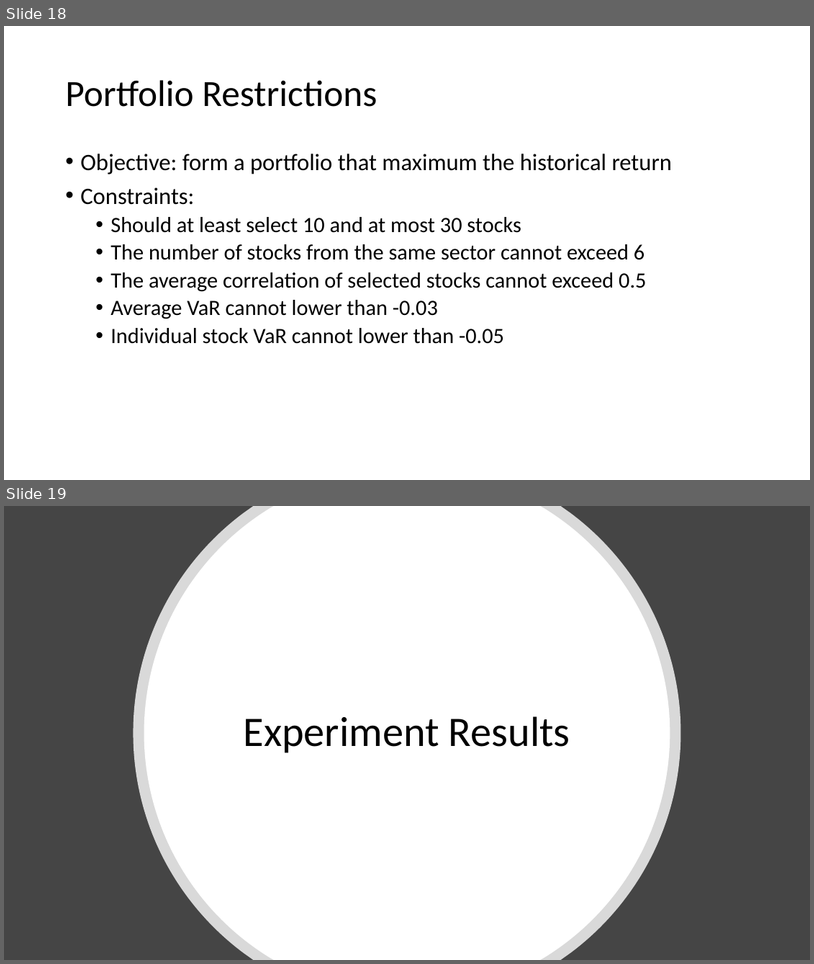
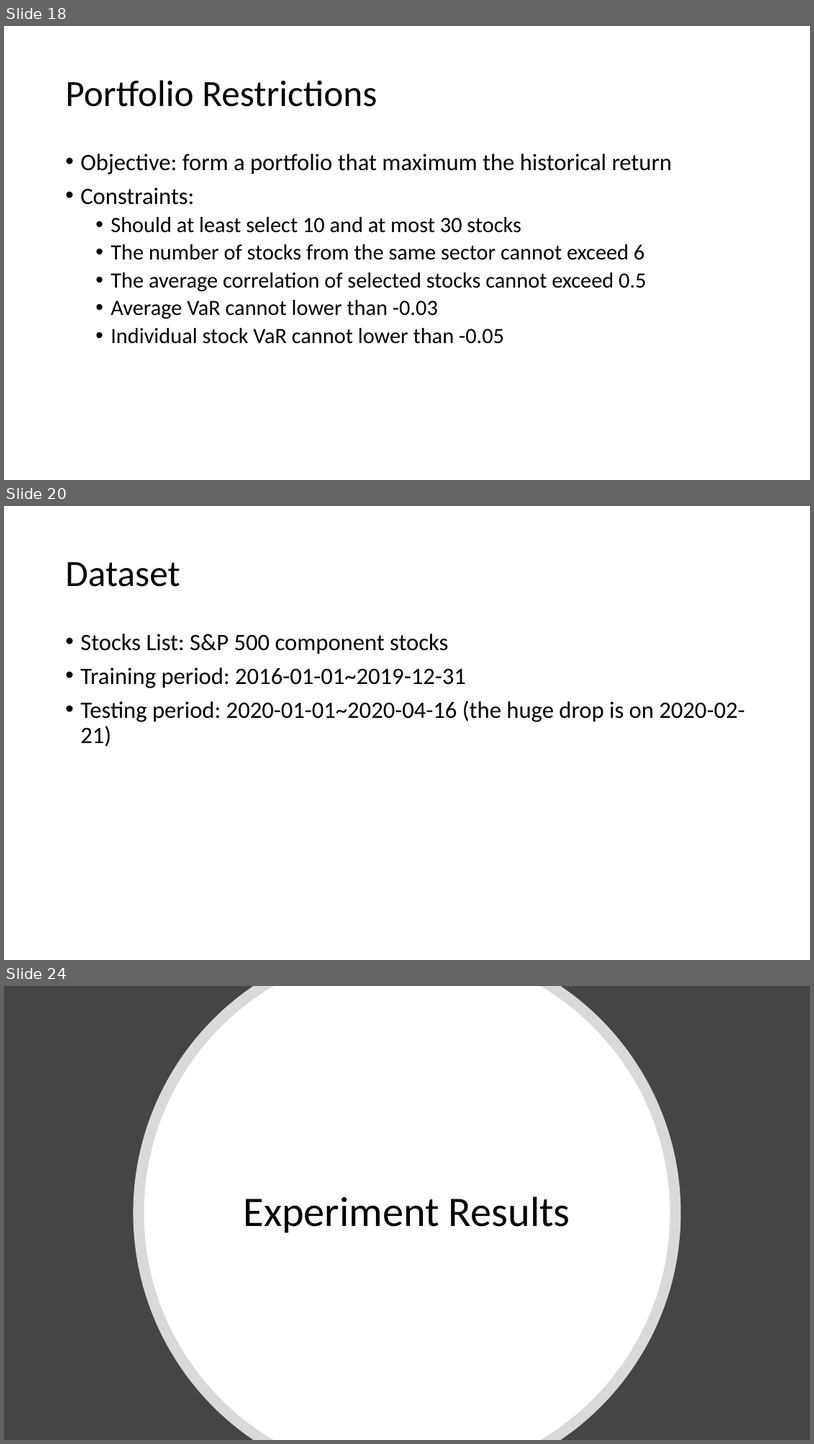
Before and after one commit to r50206v/E4008-Computational-Discrete-Optimization, a slide deck: Project/topic-5.pptx. Shown one above the other, each under a label of ours: slides 18 and 19 before the commit, slides 18, 20 and 24 after it; the slides between them are not shown. The pictures are 814x964 and 814x1444 pixels, drawn with LibreOffice and Linux fonts; fonts in the diff are those of the drawing. Boxes give left, top, right and bottom in pixels: in the first picture for what was removed or moved away, otherwise in the second. Text is boxed around its words. In the diff, an @@ line names an element or a change of style, - is before the commit and + after.

```diff
--- a/Project/topic-5.pptx
+++ b/Project/topic-5.pptx
@@ slide 20 added at (4,506,810,960), background #FFFFFF @@
@@ title added at (65,562,180,587), 44 pt, text #000000 @@
+Dataset
@@ text added at (80,633,745,746), 28 pt, text #000000 @@
+• Stocks List: S&P 500 component stocks
+• Training period: 2016-01-01~2019-12-31
+• Testing period: 2020-01-01~2020-04-16 (the huge drop is on 2020-02-21)
@@ what was slide 19 is now slide 24 @@
```
Also in this commit, not shown: 4 other slides added, 2 other files.
